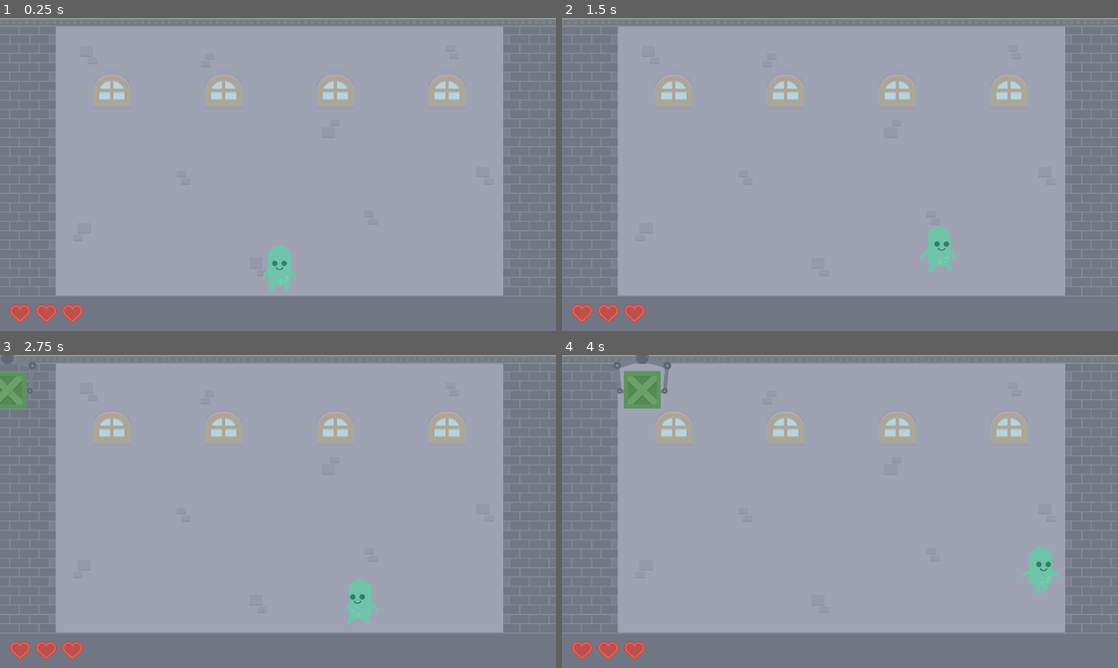
Above: before the commit, frames 1-4 (two rows, left to right).
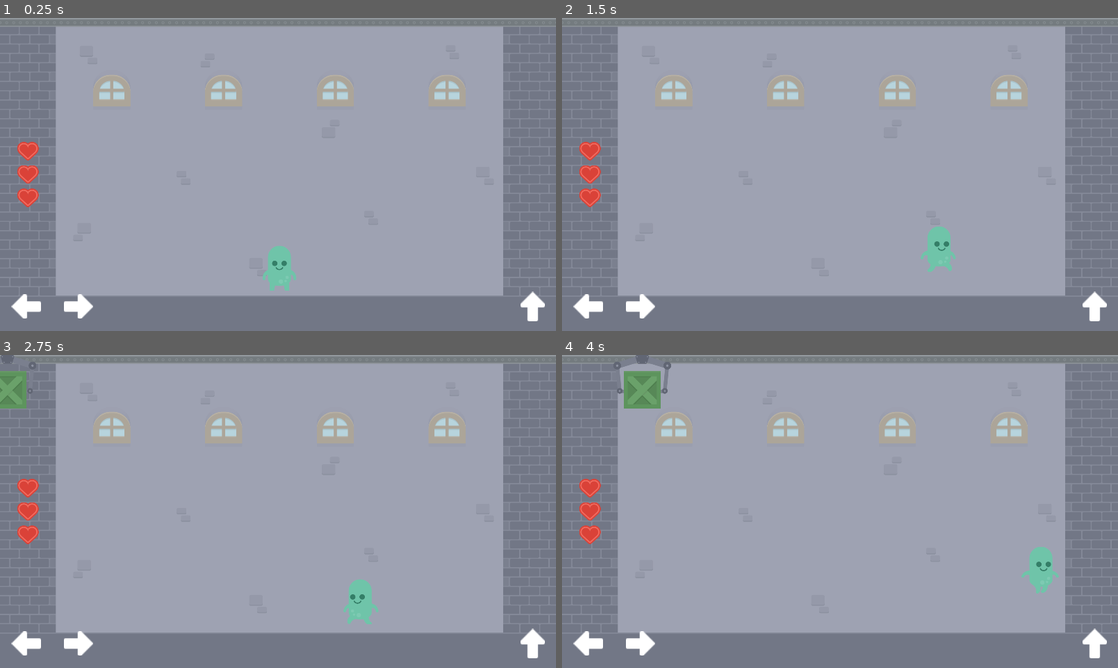
Above: after the commit, the same moments.

Repository: staskozin/stack-attack
Game: Godot game, scene res://scenes/main.tscn
The game is run twice, just before and just after one commit, with the same random seed, the same clock (stepped at 60 frames per second) and the same inputs.
Inputs:
- Up to frame 1 (0.25 s): no input
- Up to frame 2 (1.5 s): hold D (input_right) from 0.53 s (still down); tap W (input_up) at 0.6, 0.77, 1.07, 1.35 s
- Up to frame 3 (2.75 s): tap W (input_up) at 1.52, 1.82, 2.1 s; release D (input_right) at 2.03 s; hold A (input_left) from 2.03 s (still down)
- Up to frame 4 (4 s): release A (input_left) at 2.78 s; hold D (input_right) from 2.78 s (still down); tap W (input_up) at 2.85, 3.02, 3.32, 3.6, 3.77 s

The runs differ from the first frame. In frame 1, 1.5% of the frame differs, in the area x 1-98%, y 39-98%; in frame 2, 1.5%; in frame 3, 1.5%; in frame 4, 1.5%.

Commit message:
Добавил кнопки для управления на тачскрине

Diff:
--- /dev/null
+++ b/assets/sprites/ui/arrow_left.svg
@@ -0,0 +1 @@
+<svg xmlns="http://www.w3.org/2000/svg" viewBox="0 0 34 28"><defs><style>.cls-1{fill:#fff;}</style></defs><g id="Layer_2" data-name="Layer 2"><g id="Layer_1-2" data-name="Layer 1"><path class="cls-1" d="M32,8a2,2,0,0,1,1.45.6A2,2,0,0,1,34,10.05v8a1.89,1.89,0,0,1-2,2H18v6a1.89,1.89,0,0,1-2,2H14L0,14,14,0h2a2,2,0,0,1,1.45.6A2,2,0,0,1,18,2.05V8H32"/></g></g></svg>
--- /dev/null
+++ b/assets/sprites/ui/arrow_right.svg
@@ -0,0 +1 @@
+<svg xmlns="http://www.w3.org/2000/svg" viewBox="0 0 34 28"><defs><style>.cls-1{fill:#fff;}</style></defs><g id="Layer_2" data-name="Layer 2"><g id="Layer_1-2" data-name="Layer 1"><path class="cls-1" d="M16,2.05A2,2,0,0,1,16.55.6,2,2,0,0,1,18,0h2L34,14,20,28H18a1.89,1.89,0,0,1-2-2V20H2a2,2,0,0,1-1.45-.55A2,2,0,0,1,0,18V10.05A2,2,0,0,1,.55,8.6,2,2,0,0,1,2,8H16V2.05"/></g></g></svg>
--- /dev/null
+++ b/assets/sprites/ui/arrow_up.svg
@@ -0,0 +1 @@
+<svg xmlns="http://www.w3.org/2000/svg" viewBox="0 0 28 34"><defs><style>.cls-1{fill:#fff;}</style></defs><g id="Layer_2" data-name="Layer 2"><g id="Layer_1-2" data-name="Layer 1"><path class="cls-1" d="M28,14v2a2,2,0,0,1-.6,1.45A2,2,0,0,1,26,18H20V32a2,2,0,0,1-.6,1.45A2,2,0,0,1,18,34H10a2,2,0,0,1-1.45-.55A2,2,0,0,1,8,32V18H2a2,2,0,0,1-1.45-.55A2,2,0,0,1,0,16V14L14,0,28,14"/></g></g></svg>
--- a/project.godot
+++ b/project.godot
@@ -62,3 +62,7 @@
 , Object(InputEventJoypadButton,"resource_local_to_scene":false,"resource_name":"","device":-1,"button_index":6,"pressure":0.0,"pressed":true,"script":null)
 ]
 }
+
+[input_devices]
+
+pointing/emulate_touch_from_mouse=true
--- a/scenes/main.tscn
+++ b/scenes/main.tscn
@@ -1,10 +1,13 @@
-[gd_scene load_steps=9 format=3 uid="uid://d4ejjvn8xvhi0"]
+[gd_scene load_steps=13 format=3 uid="uid://d4ejjvn8xvhi0"]
 
 [ext_resource type="Texture2D" uid="uid://kr5iyx86eetf" path="res://assets/sprites/background.png" id="1_e46rr"]
 [ext_resource type="Script" path="res://scripts/main.gd" id="1_qxsgs"]
 [ext_resource type="PackedScene" uid="uid://c67ial3utdvgg" path="res://scenes/player.tscn" id="3_vn846"]
+[ext_resource type="Texture2D" uid="uid://d1ffa4hluhcf0" path="res://assets/sprites/ui/arrow_left.svg" id="6_7uq75"]
 [ext_resource type="Texture2D" uid="uid://b81pjq4yiv3fq" path="res://assets/sprites/ui/heart.svg" id="6_b4otl"]
+[ext_resource type="Texture2D" uid="uid://cgisu48nd21h1" path="res://assets/sprites/ui/arrow_up.svg" id="6_kbvu4"]
 [ext_resource type="Script" path="res://scripts/health_ui.gd" id="6_myx0r"]
+[ext_resource type="Texture2D" uid="uid://bs1vsossouwfu" path="res://assets/sprites/ui/arrow_right.svg" id="7_m3of2"]
 
 [sub_resource type="RectangleShape2D" id="RectangleShape2D_k0j1e"]
 size = Vector2(192, 952)
@@ -14,6 +17,9 @@
 
 [sub_resource type="OccluderPolygon2D" id="OccluderPolygon2D_jeqbr"]
 polygon = PackedVector2Array(192, 952, 1728, 952, 1728, 0, 1760, 0, 1755, 978, 180, 970, 175, 0, 192, 0)
+
+[sub_resource type="RectangleShape2D" id="RectangleShape2D_3eeld"]
+size = Vector2(60, 60)
 
 [node name="Main" type="Node"]
 script = ExtResource("1_qxsgs")
@@ -75,19 +81,16 @@
 grow_horizontal = 2
 grow_vertical = 2
 
-[node name="Health" type="HBoxContainer" parent="UILayer/UI"]
-modulate = Color(1, 1, 1, 0.75)
+[node name="Health" type="VBoxContainer" parent="UILayer/UI"]
 layout_mode = 1
-anchors_preset = 12
-anchor_top = 1.0
-anchor_right = 1.0
-anchor_bottom = 1.0
-offset_left = 32.0
-offset_top = -92.0
-offset_right = -32.0
-offset_bottom = -28.0
-grow_horizontal = 2
-grow_vertical = 0
+anchors_preset = 4
+anchor_top = 0.5
+anchor_bottom = 0.5
+offset_left = 59.0
+offset_top = -112.0
+offset_right = 133.0
+offset_bottom = 112.0
+grow_vertical = 2
 theme_override_constants/separation = 16
 script = ExtResource("6_myx0r")
 
@@ -106,4 +109,25 @@
 size_flags_vertical = 8
 texture = ExtResource("6_b4otl")
 
+[node name="JumpButton" type="TouchScreenButton" parent="UILayer"]
+position = Vector2(1788, 939)
+scale = Vector2(3, 3)
+texture_normal = ExtResource("6_kbvu4")
+shape = SubResource("RectangleShape2D_3eeld")
+action = "input_up"
+
+[node name="LeftButton" type="TouchScreenButton" parent="UILayer"]
+position = Vector2(39, 948)
+scale = Vector2(3, 3)
+texture_normal = ExtResource("6_7uq75")
+shape = SubResource("RectangleShape2D_3eeld")
+action = "input_left"
+
+[node name="RightButton" type="TouchScreenButton" parent="UILayer"]
+position = Vector2(219, 948)
+scale = Vector2(3, 3)
+texture_normal = ExtResource("7_m3of2")
+shape = SubResource("RectangleShape2D_3eeld")
+action = "input_right"
+
 [connection signal="timeout" from="Spawner" to="." method="_on_spawner_timeout"]
--- a/scripts/health_ui.gd
+++ b/scripts/health_ui.gd
@@ -1,4 +1,4 @@
-extends HBoxContainer
+extends VBoxContainer
 
 
 @onready var heart: Resource = preload("res://assets/sprites/ui/heart.svg")
Not shown, added: assets/sprites/ui/arrow_left.svg.import
Not shown, added: assets/sprites/ui/arrow_right.svg.import
Not shown, added: assets/sprites/ui/arrow_up.svg.import
